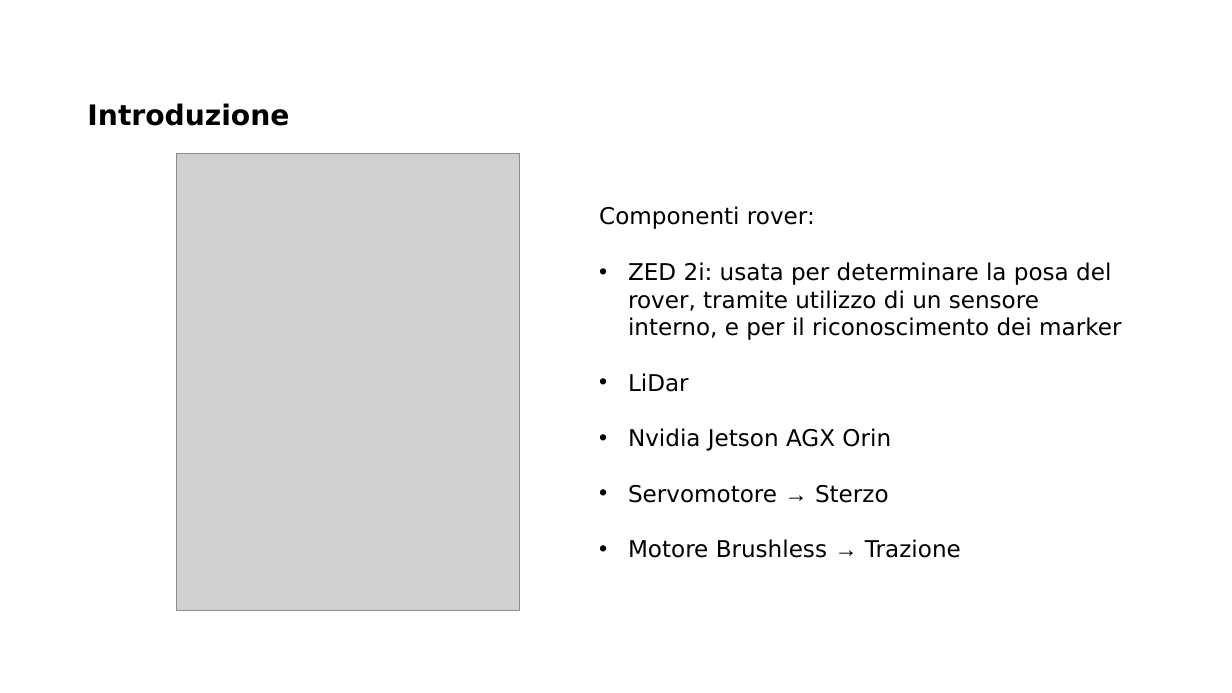
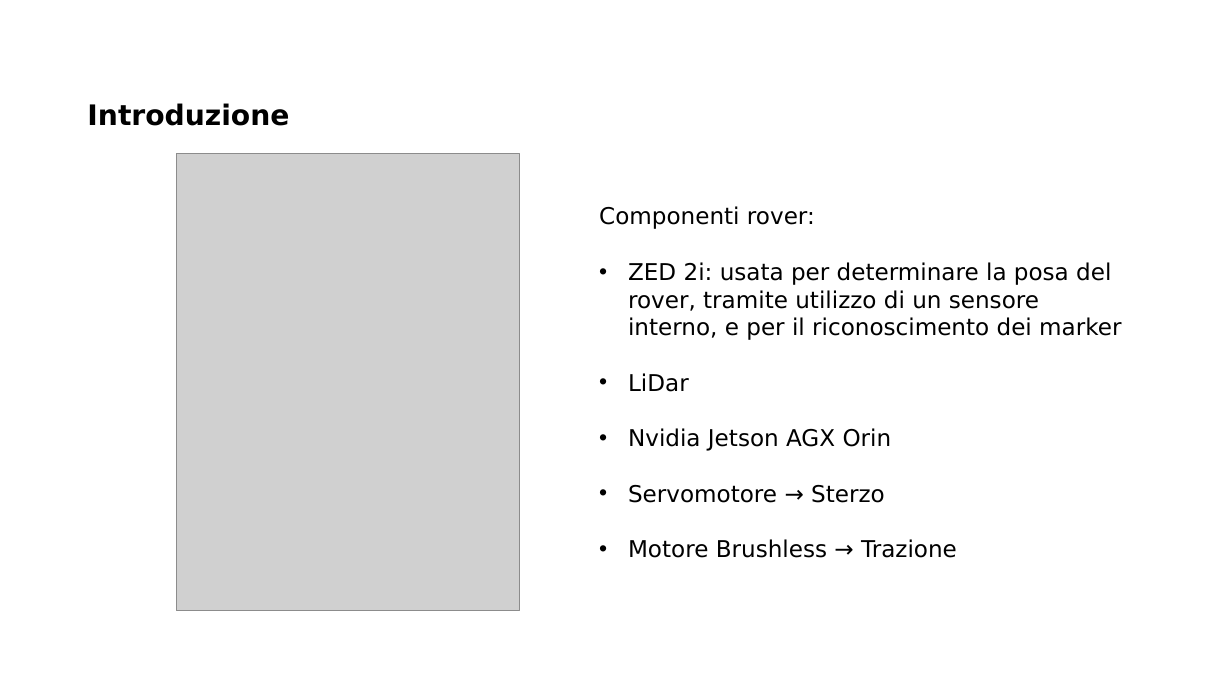
Before and after one commit to MarcoMinarelli/Rover_LabAuto, a slide deck: slide 2 of Presentazione LabAuto.pptx. Drawn at 1232x693 pixels with LibreOffice and Linux fonts; fonts in the diff are those of the drawing; grey boxes stand for pictures; background and template pictures are left out. Boxes give left, top, right and bottom in pixels: in the first picture for what was removed or moved away, otherwise in the second. Text is boxed around its words. In the diff, an @@ line names an element or a change of style, - is before the commit and + after.

```diff
--- a/Presentazione LabAuto.pptx
+++ b/Presentazione LabAuto.pptx
@@ text at (628,262,1121,558): font Arial to DejaVu Sans in "→", "→" @@
```
Also in this commit, not shown: 14 other slides changed.
